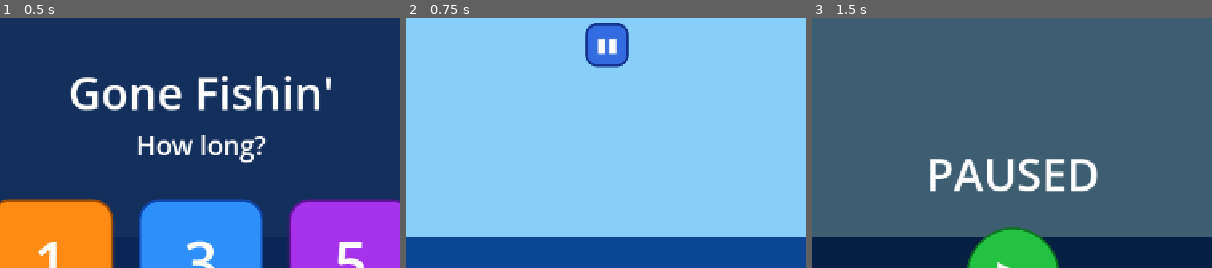
Above: before the commit, frames 1-3 (left to right).
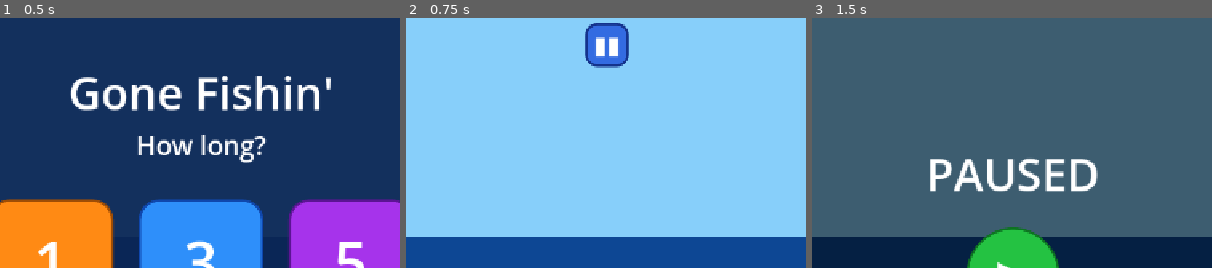
Above: after the commit, the same moments.

Repository: abroederdorf/Carters-Games
Game: Godot game, scene res://scenes/Game.tscn
The game is run twice, just before and just after one commit, with the same random seed, the same clock (stepped at 60 frames per second) and the same inputs.
Inputs:
- Up to frame 1 (0.5 s): no input
- Up to frame 2 (0.75 s): click "1" at 0.5 s
- Up to frame 3 (1.5 s): click "▮▮" at 1.25 s
The pictures show only the part of the screen within x 25-75%, y 0-50%; the shares and areas given below are measured in that part.

Frame 1 is identical in both runs. In frame 2, 0.2% of the frame differs, in the area x 47-53%, y 7-16%; in frame 3, nothing differs.

Commit message:
Increase pause button glyph size (30 → 38)
Co-Authored-By: Claude Sonnet 4.6 <noreply@anthropic.com>

Diff:
--- a/scenes/UI.tscn
+++ b/scenes/UI.tscn
@@ -307,7 +307,7 @@
 offset_right = 35.0
 offset_bottom = 78.0
 text = "▮▮"
-theme_override_font_sizes/font_size = 30
+theme_override_font_sizes/font_size = 38
 theme_override_constants/outline_size = 2
 theme_override_colors/font_color = Color(1, 1, 1, 1)
 theme_override_colors/font_outline_color = Color(1, 1, 1, 1)
